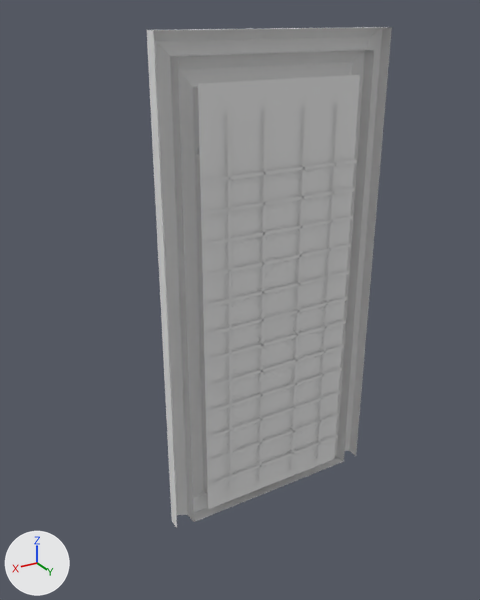
The FBX model Docs/FBX/JanelaBiblioteca.fbx as it was, and as the next commit left it.
One viewpoint serves both versions: a 50 mm lens placed at (-4.28, 4.31, 9.19), pointed at (-10.12, -5.42, 4.32). The lights are fixed; the arrows at lower left show +X, +Y and +Z. The picture after the commit comes second. Where no turn or scale is listed for an object, it has been applied to the vertices.

Names of what the first picture shows: 'JanelaBibVidro', 'MolduraJanelaBib'.
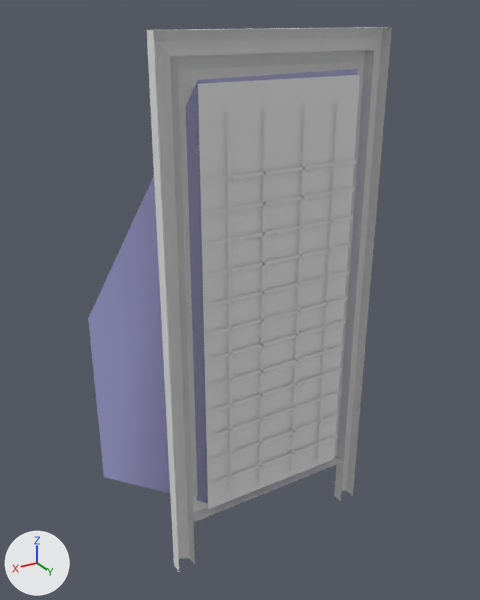
Commit message: 🧱 Buraco na Parede Tampado e Volumetria da Janela

Edits to the bpy script that builds the scene:
```text
Add mat_transparente_001:
    mat_transparente_001 = principled_material('Transparente.001')
    mat_transparente_001.base_color = (0.451, 0.44, 0.799)  # blue #b3b1e7
    mat_transparente_001.alpha = 0.691
Add me_cube_011:
    me_cube_011.from_pydata([(-1.39, -0.01, 0.29), (1.39, -0.01, 0.29), (-2.2, -3.26, -1.01), (2.2, -3.26, -1.01), (1.39, -0.01, 7.38), (2.2, -3.26, 2.77), (-1.39, -0.01, 7.42), (-2.2, -3.26, 2.82)], [], [(4, 5, 3, 1), (6, 0, 2, 7), (0, 1, 3, 2), (4, 6, 7, 5), (2, 3, 5, 7), (0, 6, 4, 1)])
    me_cube_011.materials.append(mat_transparente_001)  # blue #b3b1e7
Add me_cube_010:
    me_cube_010.from_pydata([(-1.84, -0.3, -5.52), (-2.0, -0.21, -5.52), (-1.68, -0.21, -5.52), (-2.0, 0.0, -5.52), (-1.68, 0.0, -5.52), (-1.84, -0.3, -4.51), (-2.0, -0.21, -4.51), (-1.68, -0.21, -4.51), (-2.0, 0.0, -4.51), (-1.68, 0.0, -4.51), (1.84, -0.3, -5.52), (2.0, -0.21, -5.52), (1.68, -0.21, -5.52), (2.0, 0.0, -5.52), (1.68, 0.0, -5.52), (1.84, -0.3, -4.51), (2.0, -0.21, -4.51), (1.68, -0.21, -4.51), (2.0, 0.0, -4.51), (1.68, 0.0, -4.51)], [], [(7, 5, 0, 2), (5, 6, 1, 0), (9, 7, 2, 4), (3, 1, 6, 8), (17, 12, 10, 15), (15, 10, 11, 16), (19, 14, 12, 17), (13, 18, 16, 11)])
    me_cube_010.materials.append(mat_floorsmat_001)  # white #e7e7e7
Add ob_volumetriafalsabib:
    ob_volumetriafalsabib = bpy.data.objects.new('VolumetriaFalsaBib', me_cube_011)
    ob_volumetriafalsabib.location = (-10.0, -4.0, 1.0)
Add ob_moldurajanelabib_001:
    ob_moldurajanelabib_001 = bpy.data.objects.new('MolduraJanelaBib.001', me_cube_010)
    ob_moldurajanelabib_001.location = (-10.0, -4.0, 5.52)
```

Boxes [x1, y1, x2, y2] around the edits, measured in the pictures (480 x 600 px):
'VolumetriaFalsaBib', added: after [88, 69, 358, 503]
'MolduraJanelaBib.001', added: after [172, 451, 356, 572]
